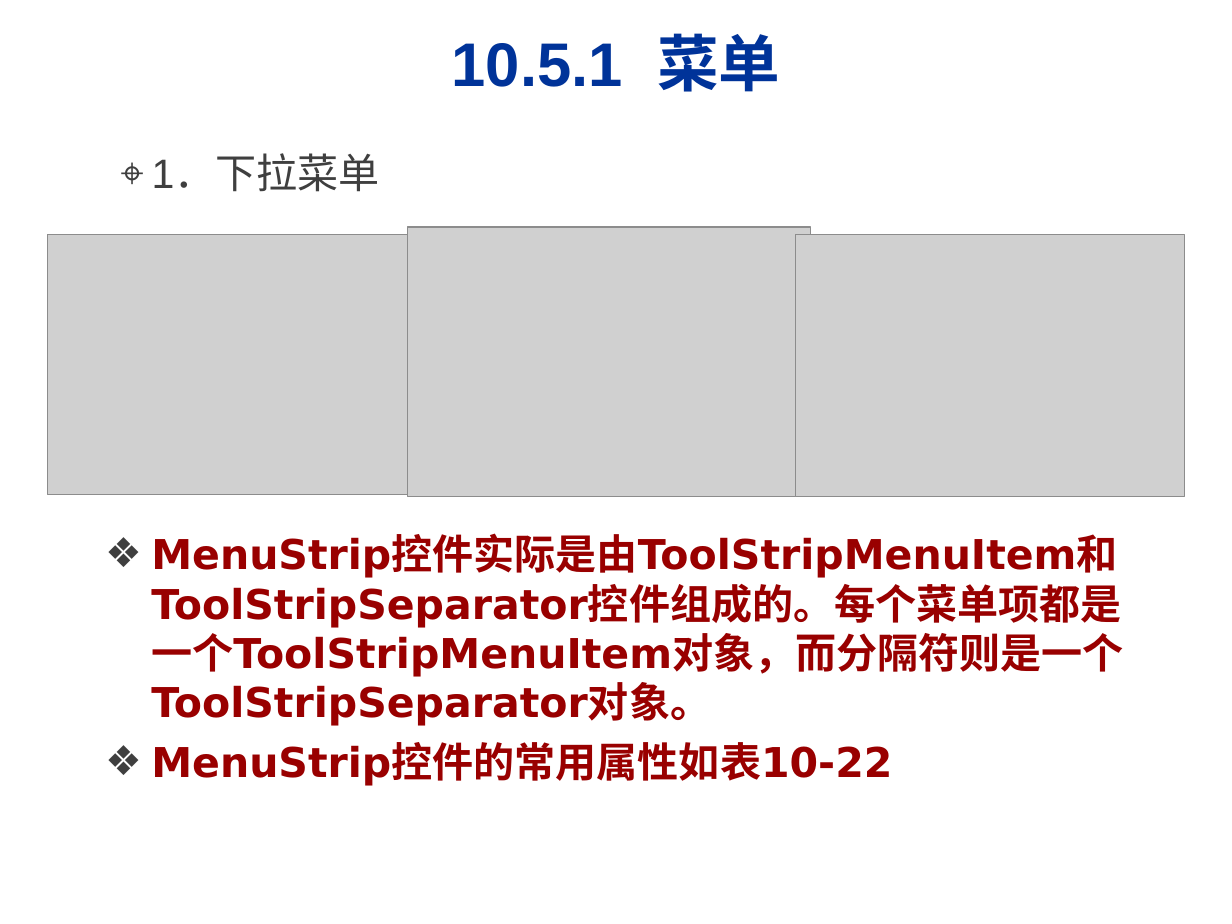
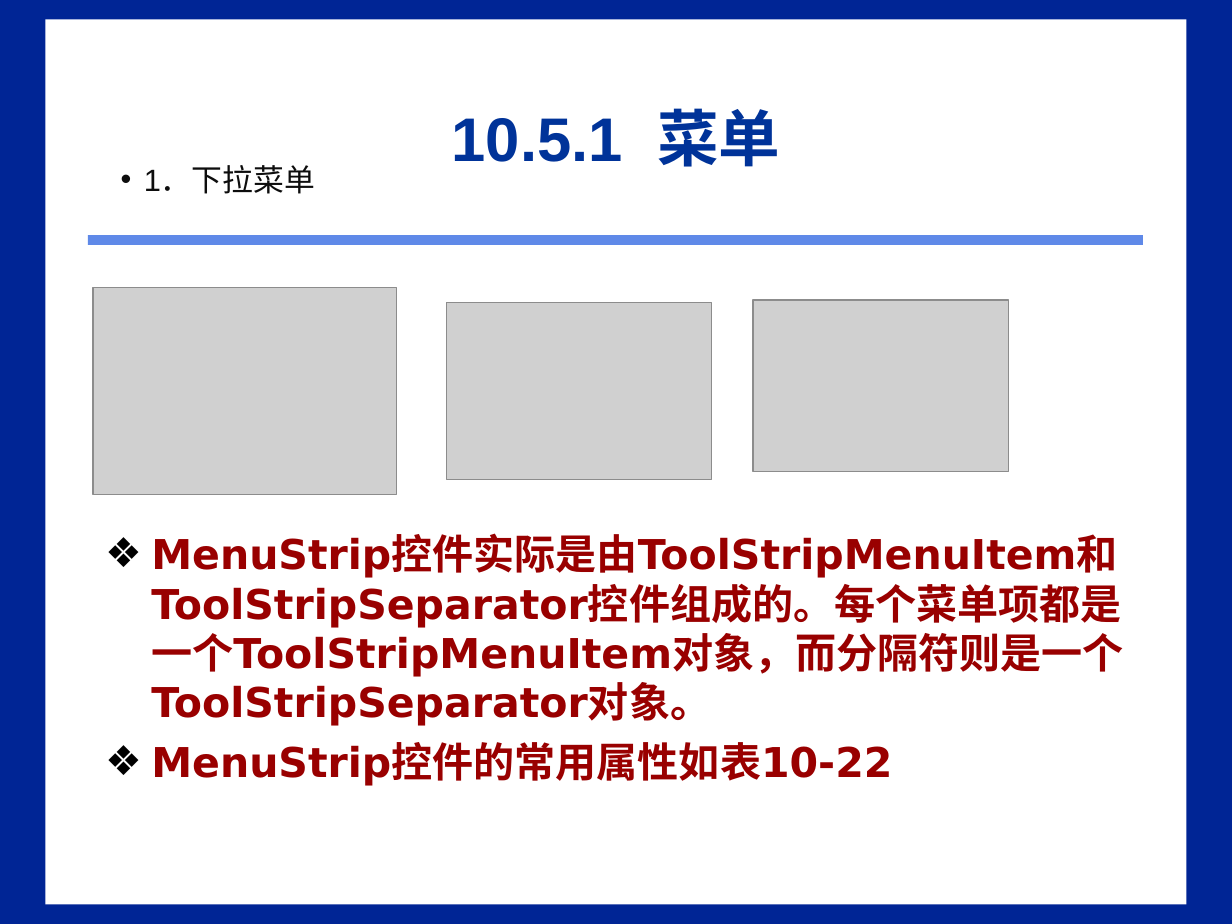
Before and after one commit to HBU/C-Sharp.net, a slide deck: slide 33 of PPT/01第十章.ppt. Drawn at 1232x924 pixels with LibreOffice and Linux fonts; fonts in the diff are those of the drawing; grey boxes stand for pictures; background and template pictures are left out. Boxes give left, top, right and bottom in pixels: in the first picture for what was removed or moved away, otherwise in the second. Text is boxed around its words. In the diff, an @@ line names an element or a change of style, - is before the commit and + after.

```diff
--- a/PPT/01第十章.ppt
+++ b/PPT/01第十章.ppt
@@ background picture (left out) to #002595 @@
@@ rectangle added at bbox=[46, 20, 1186, 904], fill #FFFFFF @@
@@ title "10.5.1 菜单": place and size @@
-title "10.5.1 菜单" at bbox=[452, 33, 780, 92]
+title "10.5.1 菜单" at bbox=[452, 108, 780, 167]
@@ text "1．下拉菜单" at bbox=[144, 166, 315, 194]: size 24 to 18 pt, text colour #3F3F3F to #0D0D0D; bullet ⌖ to •; line spacing 0.9 to 1.2; less space between paragraphs; bullet colour #3F3F3F to #0D0D0D @@
@@ rectangle added at bbox=[87, 235, 1142, 245], fill #5F89E8 @@
@@ picture: place and size @@
-picture at bbox=[48, 235, 429, 495]
+picture at bbox=[94, 287, 397, 494]
@@ picture: place and size @@
-picture at bbox=[408, 227, 811, 496]
+picture at bbox=[447, 302, 712, 479]
@@ picture: place and size @@
-picture at bbox=[795, 235, 1184, 496]
+picture at bbox=[753, 301, 1008, 472]
@@ text "MenuStrip控件实际是由ToolStripMenuItem和ToolStripSeparator控件组成的。每个菜 ..." at bbox=[151, 585, 1124, 786]: bullet colour #3F3F3F to #000000 @@
```
Also in this commit, not shown: 40 other slides changed, 1 other file.
